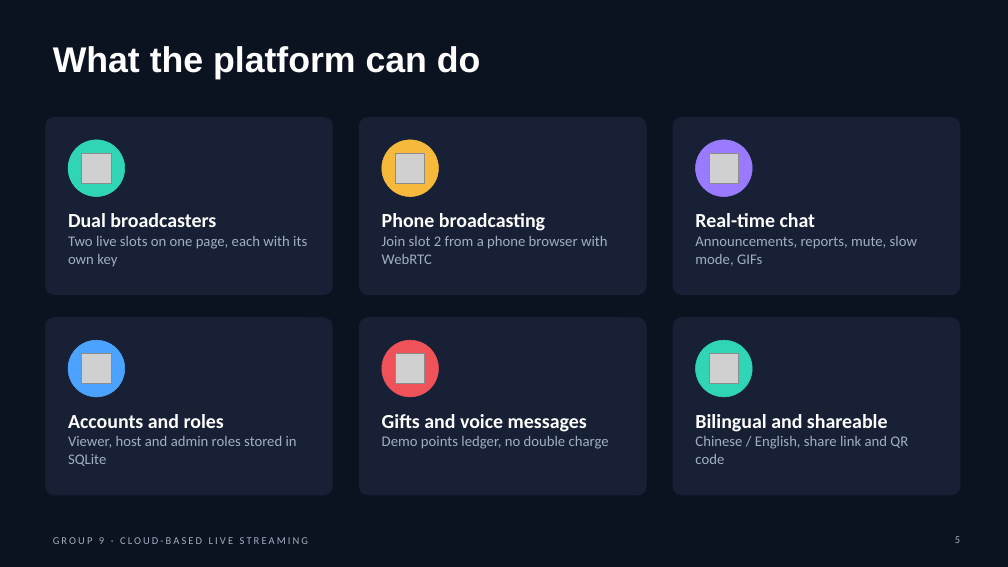
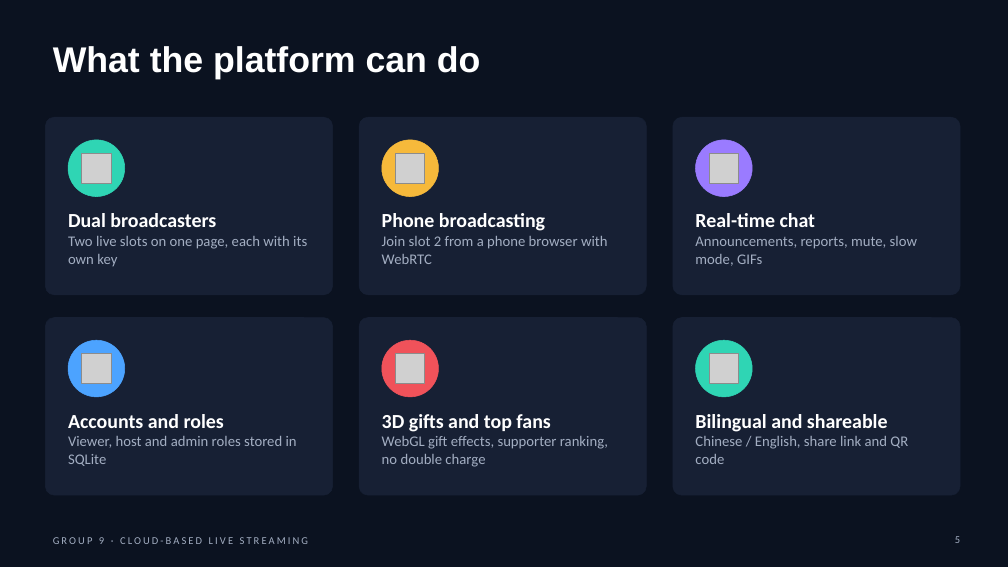
Before and after one commit to yycc0112299/live_streaming, a slide deck: slide 5 of docs/final-report/Group 9.pptx. Drawn at 1008x567 pixels with LibreOffice and Linux fonts; fonts in the diff are those of the drawing; grey boxes stand for pictures. Boxes give left, top, right and bottom in pixels: in the first picture for what was removed or moved away, otherwise in the second. Text is boxed around its words. In the diff, an @@ line names an element or a change of style, - is before the commit and + after.

```diff
--- a/docs/final-report/Group 9.pptx
+++ b/docs/final-report/Group 9.pptx
@@ text at bbox=[382, 414, 608, 467]: text changed @@
-Gifts and voice messages
-Demo points ledger, no double charge
+3D gifts and top fans
+WebGL gift effects, supporter ranking, no double charge
```
Also in this commit, not shown: 2 other slides changed, 14 other files.
